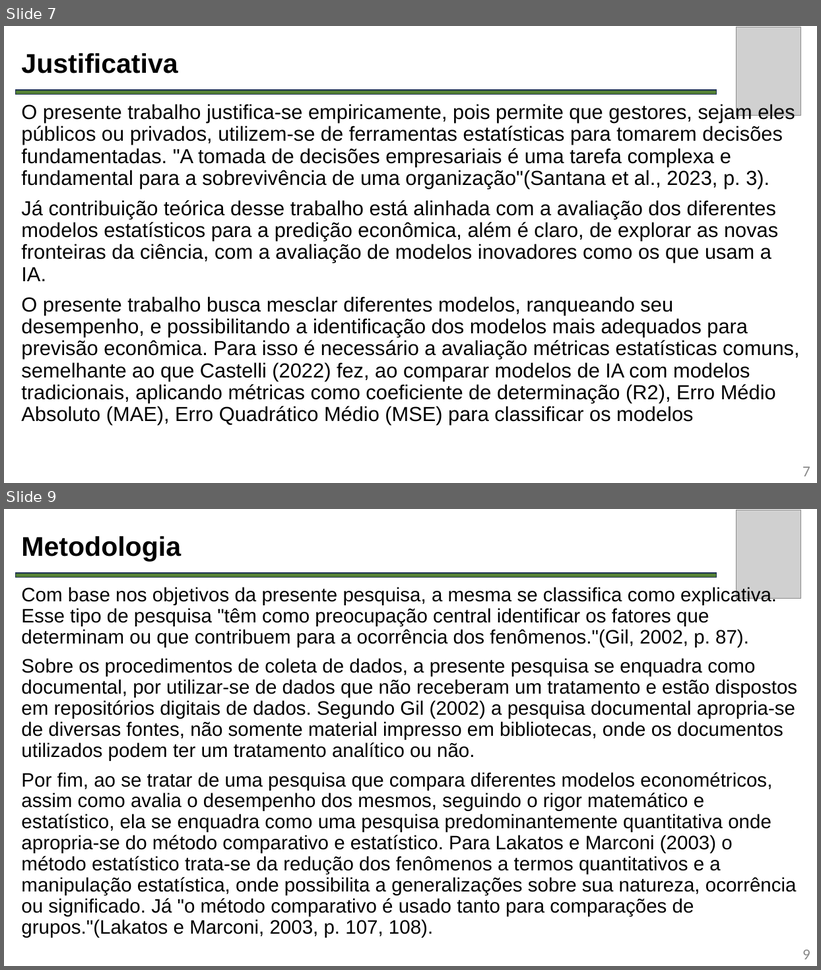
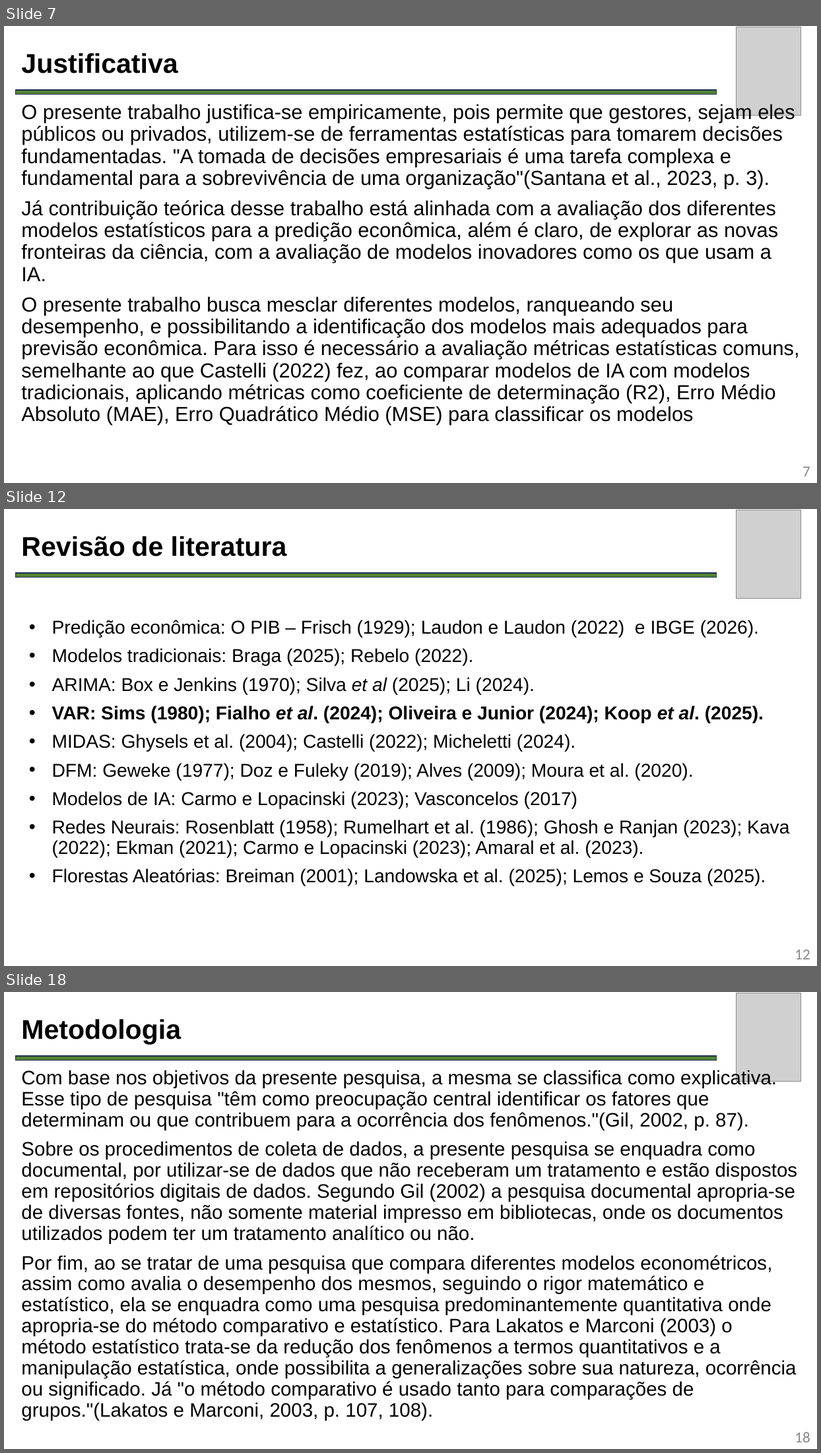
Before and after one commit to leonilso/TCC-UFFS-IA-PIB, a slide deck: Apresentação.pptx. Shown one above the other, each under a label of ours: slides 7 and 9 before the commit, slides 7, 12 and 18 after it; the slides between them are not shown. The pictures are 821x970 and 821x1453 pixels, drawn with LibreOffice and Linux fonts; fonts in the diff are those of the drawing; grey boxes stand for pictures. Boxes give left, top, right and bottom in pixels: in the first picture for what was removed or moved away, otherwise in the second. Text is boxed around its words. In the diff, an @@ line names an element or a change of style, - is before the commit and + after.

```diff
--- a/Apresentação.pptx
+++ b/Apresentação.pptx
@@ slide 12 added at <box>4,509,817,966</box>, background #FFFFFF @@
@@ picture added at <box>737,510,802,599</box> @@
@@ title added at <box>21,536,287,557</box>, 32 pt, text #000000, bold @@
+Revisão de literatura
@@ rectangle added at <box>16,573,717,578</box>, fill #548135, outline #1C3052 1 pt @@
@@ text added at <box>52,620,789,887</box>, 22 pt, text #000000 @@
+• Predição econômica: O PIB – Frisch (1929); Laudon e Laudon (2022) e IBGE (2026).
+• Modelos tradicionais: Braga (2025); Rebelo (2022).
+• ARIMA: Box e Jenkins (1970); Silva et al (2025); Li (2024).
+• VAR: Sims (1980); Fialho et al. (2024); Oliveira e Junior (2024); Koop et al. (2025).
+• MIDAS: Ghysels et al. (2004); Castelli (2022); Micheletti (2024).
+• DFM: Geweke (1977); Doz e Fuleky (2019); Alves (2009); Moura et al. (2020).
+• Modelos de IA: Carmo e Lopacinski (2023); Vasconcelos (2017)
+• Redes Neurais: Rosenblatt (1958); Rumelhart et al. (1986); Ghosh e Ranjan (2023); Kava (2022); Ekman (2021); Carmo e Lopacinski (2023); Amaral et al. (2023).
+• Florestas Aleatórias: Breiman (2001); Landowska et al. (2025); Lemos e Souza (2025).
@@ page number added at <box>795,950,810,960</box>, 18 pt, text #888888 @@
+12
@@ what was slide 9 is now slide 18 @@
@@ page number at <box>795,1432,810,1443</box>: text changed @@
-9
+18
```
Also in this commit, not shown: 3 slides changed, 11 other slides added, 2 other files.
